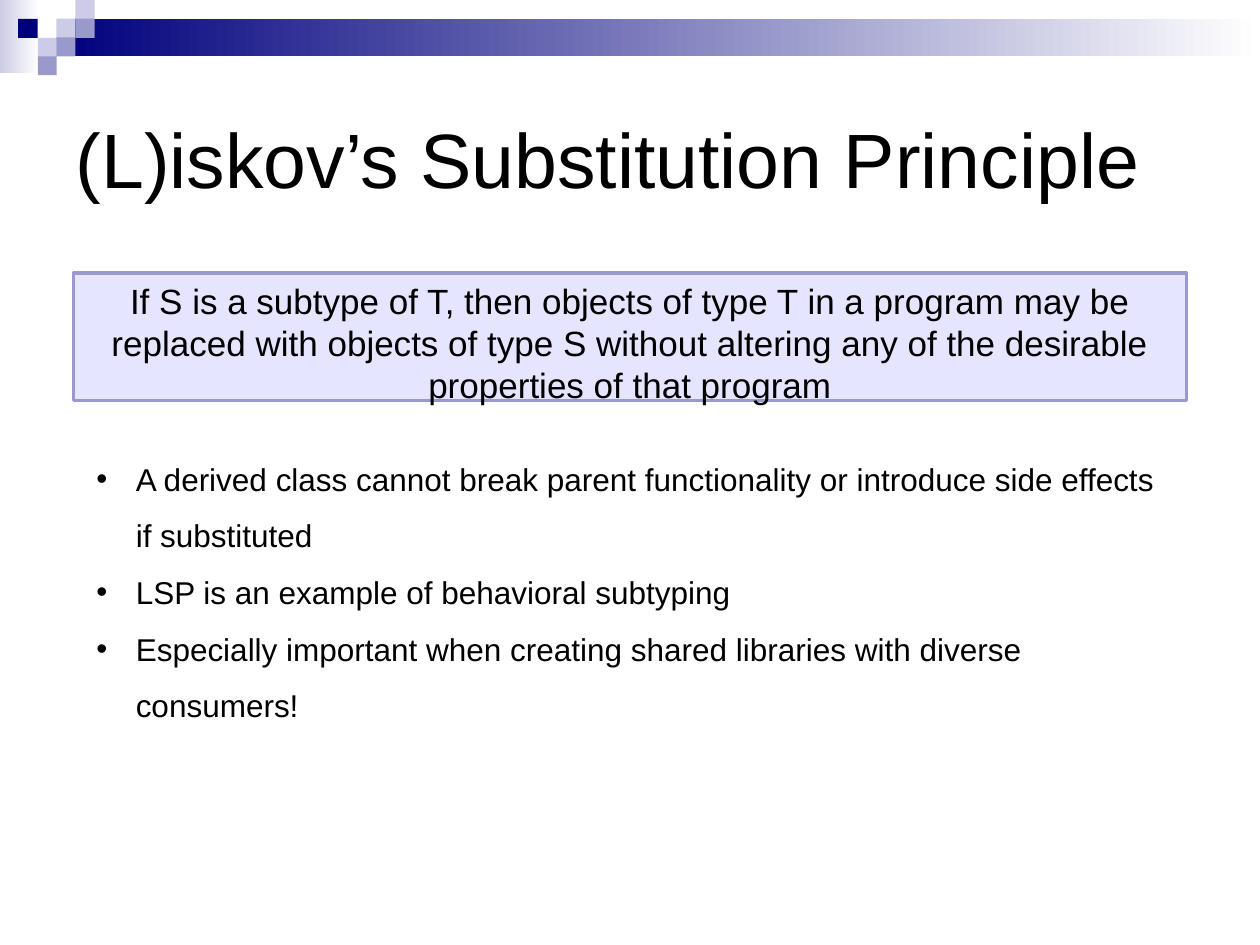
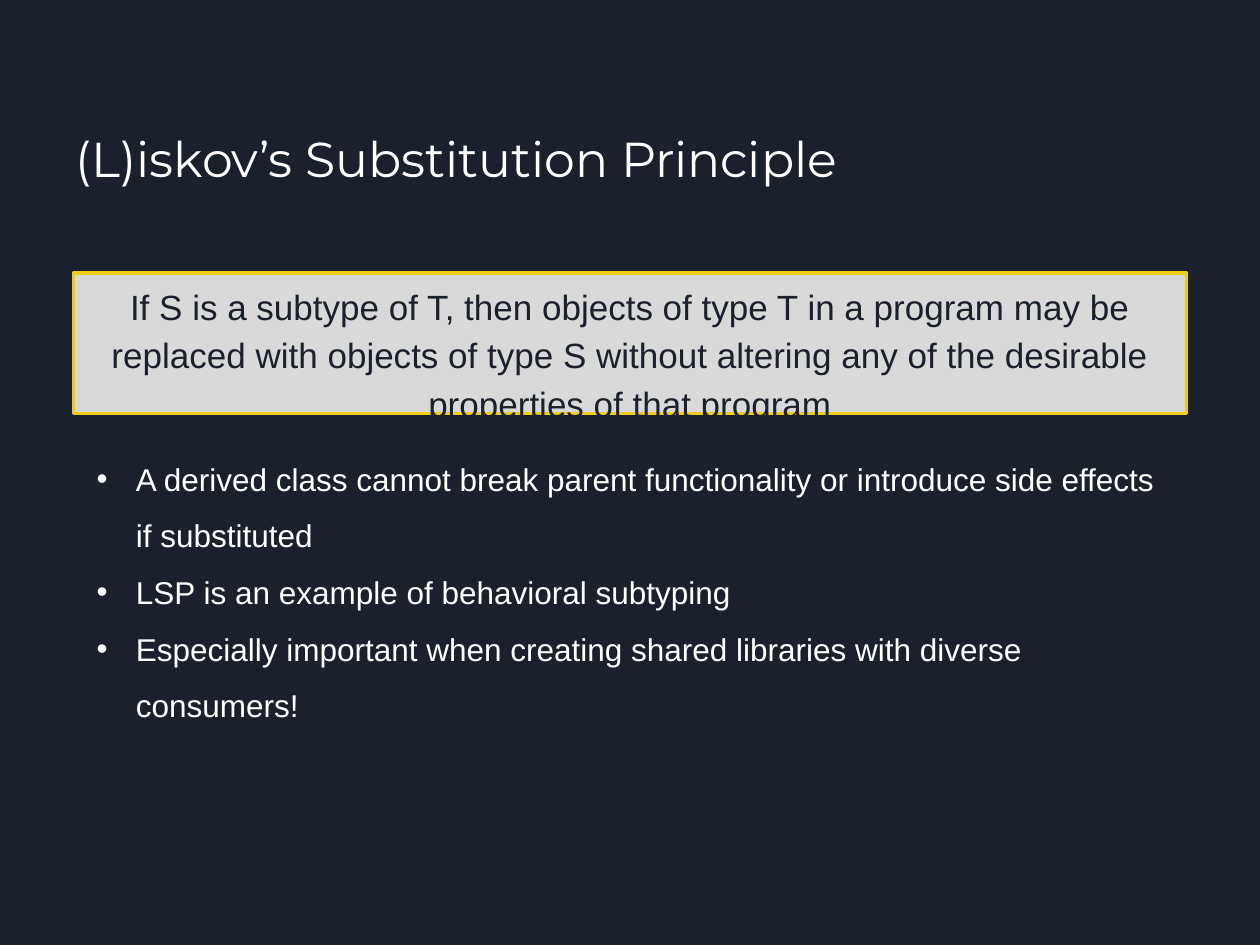
Before and after one commit to apatequil/SOLIDPrinciples.TS, a slide deck: slide 8 of src/documentation/presentation.pptx. Drawn at 1260x945 pixels with LibreOffice and Linux fonts; fonts in the diff are those of the drawing. Boxes give left, top, right and bottom in pixels: in the first picture for what was removed or moved away, otherwise in the second. Text is boxed around its words. In the diff, an @@ line names an element or a change of style, - is before the commit and + after.

Commit message:
Updated presentation to new format and minor fixes

```diff
--- a/src/documentation/presentation.pptx
+++ b/src/documentation/presentation.pptx
@@ background #FFFFFF to #1B212C @@
@@ group removed at box(0, 0, 1260, 76): 9 rectangles @@
@@ title "(L)iskov’s Substitution Principle" at box(76, 140, 837, 187): size 44 to 28 pt, font Arial to Montserrat, text colour #000000 to #FFFFFF @@
@@ text "If S is a subtype ...": place and size @@
-text "If S is a subtype ..." at box(73, 273, 1186, 413)
+text "If S is a subtype ..." at box(73, 273, 1186, 426)
@@ text "If S is a subtype ..." at box(73, 273, 1186, 426): text colour #000000 to #1B212C; line spacing 1 to 1.15; less space between paragraphs; fill #E5E5FF to #D9D9D9; outline #9999CC 2 pt to #EECE1A 2 pt @@
@@ text "A derived class cannot break ..." at box(136, 468, 1154, 718): text colour #000000 to #FFFFFF @@
```
Also in this commit, not shown: 10 other slides changed.
